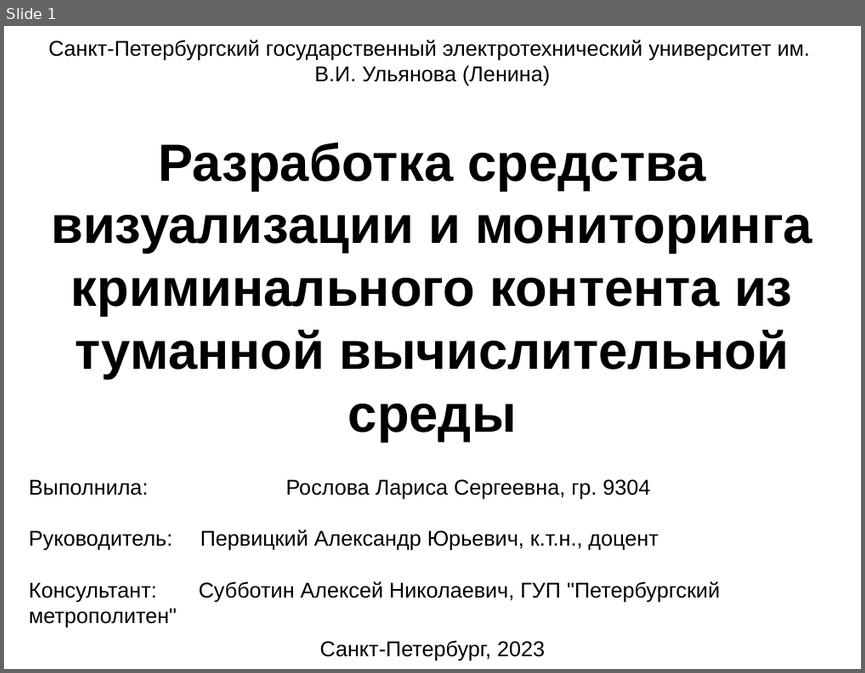
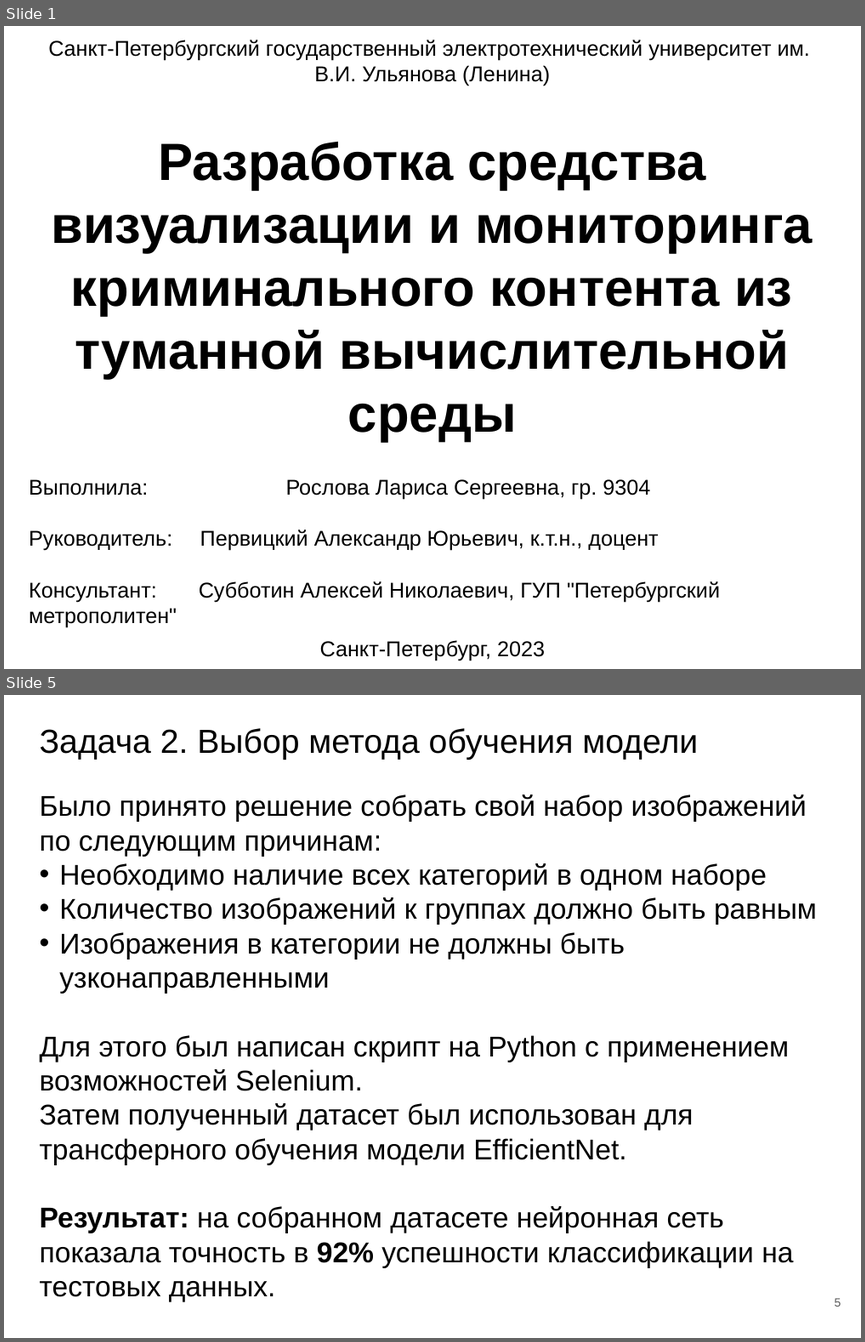
Before and after one commit to LRoslova/criminalContent_monitor, a slide deck: reports/Презентация_ВКР_Рослова.pptx. Shown one above the other, each under a label of ours: slide 1 before the commit, slides 1 and 5 after it; the slides between them are not shown. The pictures are 865x673 and 865x1342 pixels, drawn with LibreOffice and Linux fonts; fonts in the diff are those of the drawing. Boxes give left, top, right and bottom in pixels: in the first picture for what was removed or moved away, otherwise in the second. Text is boxed around its words. In the diff, an @@ line names an element or a change of style, - is before the commit and + after.

```diff
--- a/reports/Презентация_ВКР_Рослова.pptx
+++ b/reports/Презентация_ВКР_Рослова.pptx
@@ slide 5 added at [4, 695, 861, 1338], background #FFFFFF @@
@@ text added at [40, 728, 698, 760], 28 pt, text #000000 @@
+Задача 2. Выбор метода обучения модели
@@ text added at [40, 794, 817, 1302], 24 pt, text #000000 @@
+Было принято решение собрать свой набор изображений по следующим причинам:
+• Необходимо наличие всех категорий в одном наборе
+• Количество изображений к группах должно быть равным
+• Изображения в категории не должны быть узконаправленными
+Для этого был написан скрипт на Python с применением возможностей Selenium.
+Затем полученный датасет был использован для трансферного обучения модели EfficientNet.
+Результат: на собранном датасете нейронная сеть показала точность в 92% успешности классификации на тестовых данных.
@@ page number added at [834, 1298, 841, 1306], 10 pt, text #595959 @@
+5
```
Also in this commit, not shown: 4 slides changed, 1 other slide added, 1 slide removed, 19 other files.
